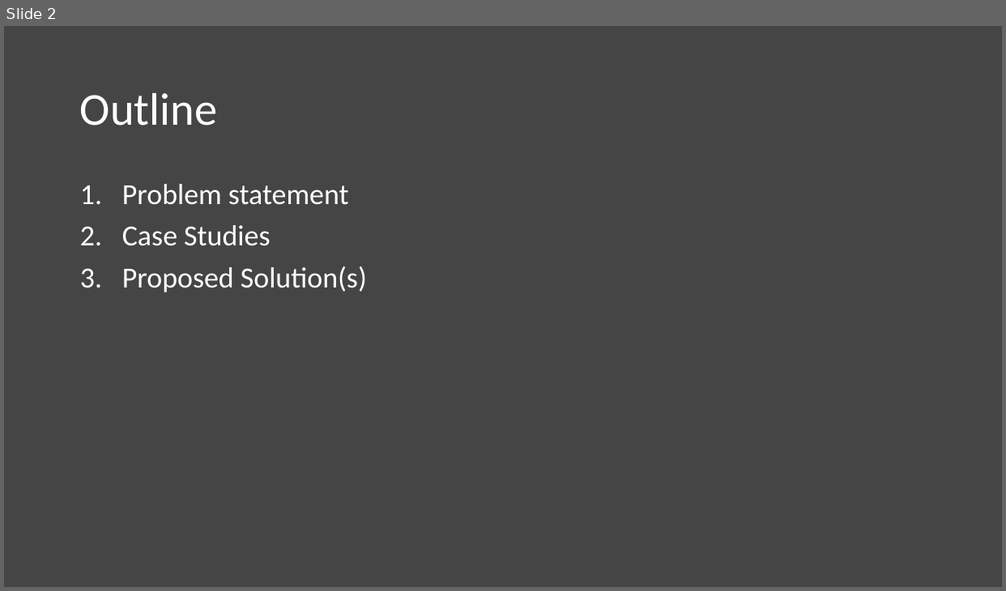
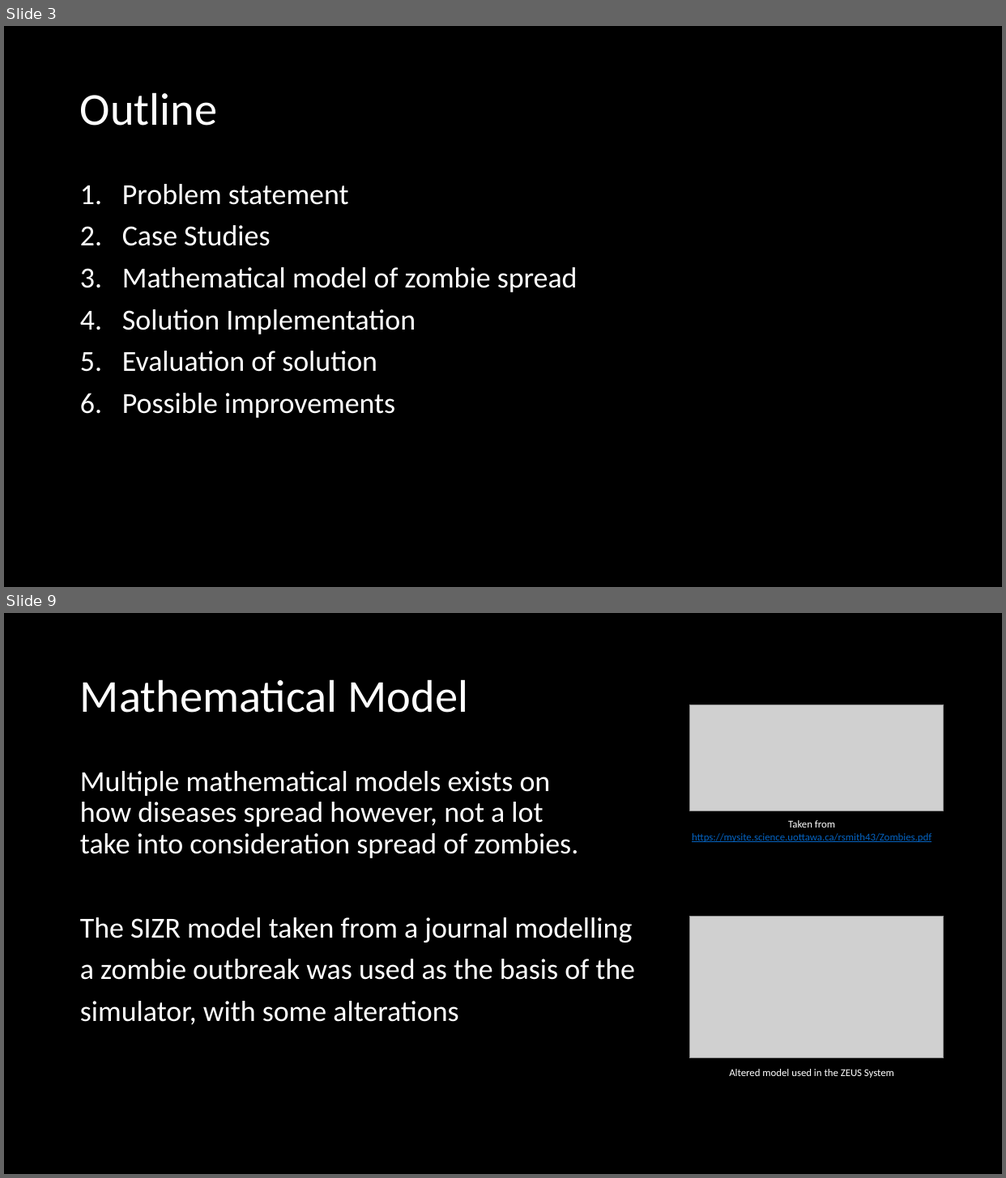
Before and after one commit to Czar-Ec/ZEUS, a slide deck: Documentation/ZEUS Presentation.pptx. Shown one above the other, each under a label of ours: slide 2 before the commit, slides 3 and 9 after it; the slides between them are not shown. The pictures are 1006x591 and 1006x1178 pixels, drawn with LibreOffice and Linux fonts; fonts in the diff are those of the drawing; grey boxes stand for pictures; background and template pictures are left out. Boxes give left, top, right and bottom in pixels: in the first picture for what was removed or moved away, otherwise in the second. Text is boxed around its words. In the diff, an @@ line names an element or a change of style, - is before the commit and + after.

```diff
--- a/Documentation/ZEUS Presentation.pptx
+++ b/Documentation/ZEUS Presentation.pptx
@@ slide 9 added at (x1=4, y1=613, x2=1002, y2=1174), background #000000 @@
@@ title added at (x1=80, y1=679, x2=468, y2=713), 44 pt, text #FFFFFF @@
+Mathematical Model
@@ picture added at (x1=690, y1=705, x2=944, y2=811) @@
@@ text added at (x1=80, y1=771, x2=635, y2=1025), 28 pt, text #FFFFFF @@
+Multiple mathematical models exists on
+how diseases spread however, not a lot
+take into consideration spread of zombies.
+The SIZR model taken from a journal modelling
+a zombie outbreak was used as the basis of the
+simulator, with some alterations
@@ text added at (x1=692, y1=820, x2=931, y2=842), 10 pt, text #0563C1, underline @@
+Taken from
+https://mysite.science.uottawa.ca/rsmith43/Zombies.pdf
@@ picture added at (x1=690, y1=916, x2=944, y2=1059) @@
@@ text added at (x1=729, y1=1069, x2=894, y2=1078), 10 pt, text #FFFFFF @@
+Altered model used in the ZEUS System
@@ what was slide 2 is now slide 3 @@
@@ slide 3 changed as well @@
@@ background #454545 to #000000 @@
@@ text at (x1=122, y1=267, x2=577, y2=418): text changed @@
-3. Proposed Solution(s)
+3. Mathematical model of zombie spread
+4. Solution Implementation
+5. Evaluation of solution
+6. Possible improvements
```
Also in this commit, not shown: 12 other slides added, 2 slides removed, 2 other files.
